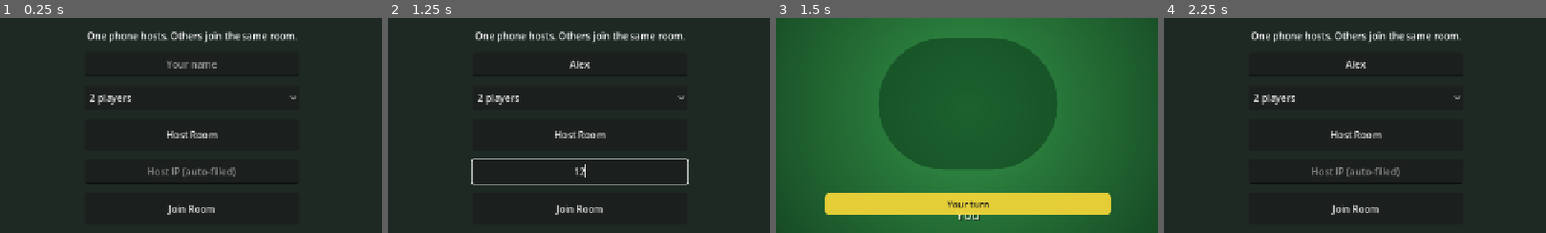
Above: before the commit, frames 1-4 (left to right).
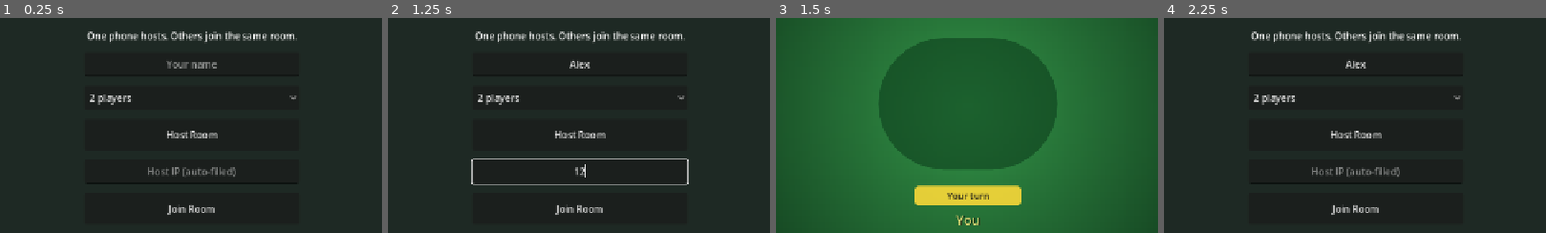
Above: after the commit, the same moments.

Repository: ebtasamfaridy/suitBreak
Game: Godot game, scene res://main.tscn
The game is run twice, just before and just after one commit, with the same random seed, the same clock (stepped at 60 frames per second) and the same inputs. Sound files missing from this copy of the repository are replaced by a short silence.
Inputs (mouse positions are % of the whole screen's width and height, from its top left):
- Up to frame 1 (0.25 s): no input
- Up to frame 2 (1.25 s): click (50, 33) at 0.52 s; type "Alex" at 0.6 s; click (50, 58) at 0.75 s; type "12" at 0.83 s
- Up to frame 3 (1.5 s): click "Play vs Bots (this phone only)" at 1.25 s
- Up to frame 4 (2.25 s): click "Menu" at 2 s
The pictures show only the part of the screen within x 25-75%, y 22-72%; the shares and areas given below are measured in that part.

Frames 1-2 are identical in both runs. In frame 3, 7.6% of the frame differs, in the area x 12-88%, y 77-97%; in frame 4, nothing differs.

Commit message:
working with sound

Diff:
--- a/scenes/table/table.tscn
+++ b/scenes/table/table.tscn
@@ -153,9 +153,9 @@
 anchor_right = 0.5
 anchor_bottom = 1.0
 offset_left = -120.0
-offset_top = -248.0
+offset_top = -236.0
 offset_right = 120.0
-offset_bottom = -216.0
+offset_bottom = -208.0
 grow_horizontal = 2
 grow_vertical = 0
 theme_override_colors/font_color = Color(0.92, 0.96, 0.88, 1)
@@ -189,12 +189,13 @@
 anchor_top = 1.0
 anchor_right = 0.5
 anchor_bottom = 1.0
-offset_left = -240.0
-offset_top = -268.0
-offset_right = 240.0
-offset_bottom = -232.0
+offset_left = -90.0
+offset_top = -280.0
+offset_right = 90.0
+offset_bottom = -248.0
 grow_horizontal = 2
 grow_vertical = 0
+mouse_filter = 2
 
 [node name="TurnLabel" type="Label" parent="TurnBanner"]
 unique_name_in_owner = true
--- a/ui/table.gd
+++ b/ui/table.gd
@@ -280,6 +280,7 @@
 	if human == null:
 		return
 	_local_name.text = human.display_name
+	_local_name.modulate = Color(1, 0.95, 0.55) if _is_my_turn() and not _engine.is_game_over() else Color.WHITE
 	var legal := _engine.legal_cards(human)
 	_rebuild_hand(human, legal)
 	_update_turn_banner()
